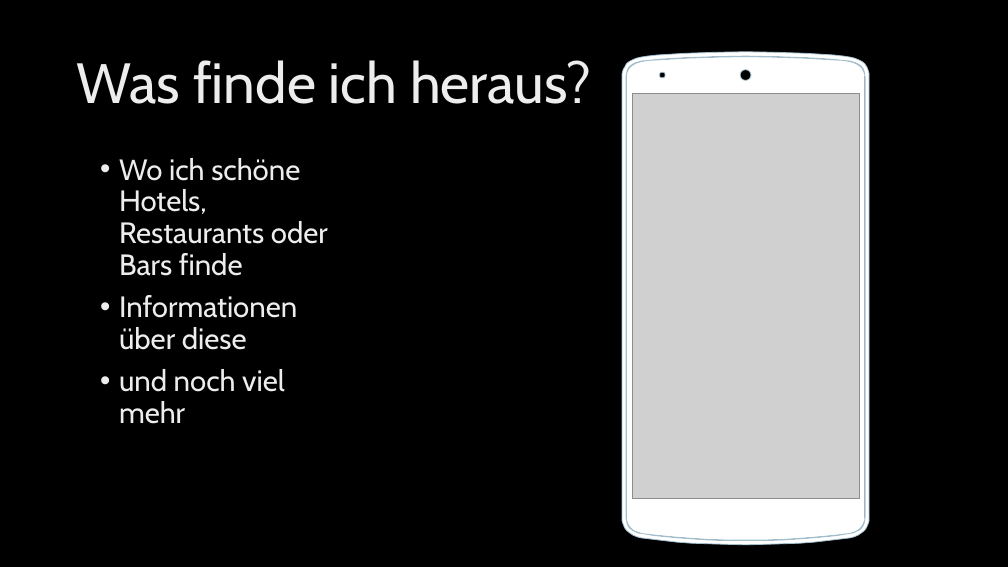
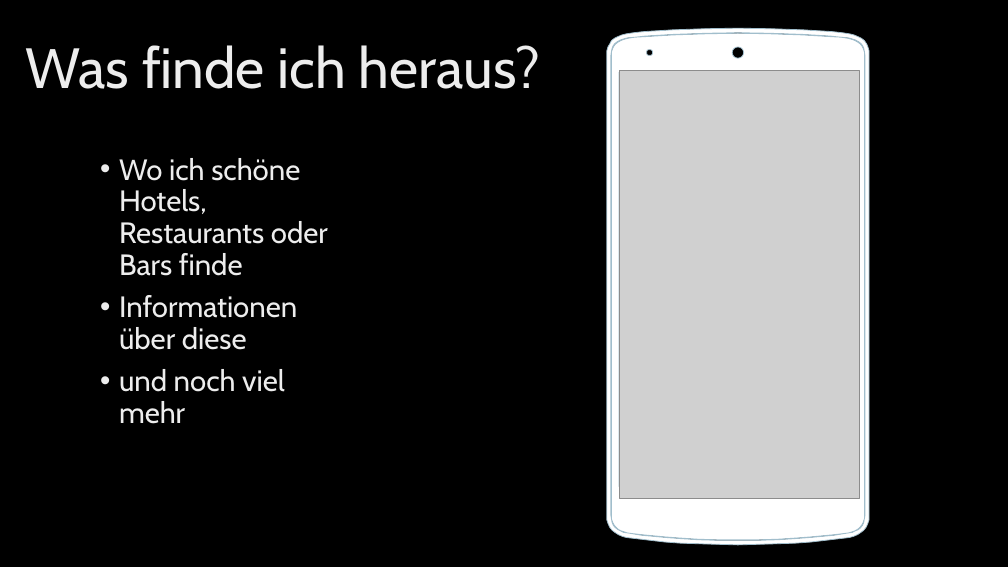
Before and after one commit to mircb/ProjektWebseite, a slide deck: slide 5 of WebProjekt.pptx. Drawn at 1008x567 pixels with LibreOffice and Linux fonts; fonts in the diff are those of the drawing; grey boxes stand for pictures; background and template pictures are left out. Boxes give left, top, right and bottom in pixels: in the first picture for what was removed or moved away, otherwise in the second. Text is boxed around its words. In the diff, an @@ line names an element or a change of style, - is before the commit and + after.

```diff
--- a/WebProjekt.pptx
+++ b/WebProjekt.pptx
@@ title "Was finde ich heraus?": place and size @@
-title "Was finde ich heraus?" at <box>77,60,591,104</box>
+title "Was finde ich heraus?" at <box>26,45,540,89</box>
@@ freeform shape: place and size @@
-freeform shape at <box>622,51,870,544</box>
+freeform shape at <box>607,28,870,544</box>
@@ picture: place and size @@
-picture at <box>632,93,860,498</box>
+picture at <box>620,71,860,499</box>
```
Also in this commit, not shown: 1 other file.
